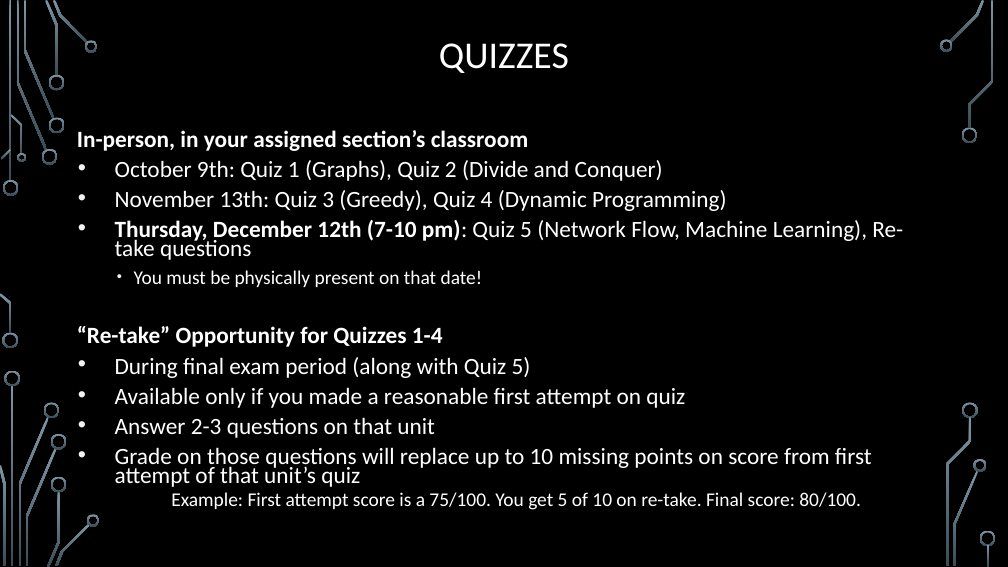
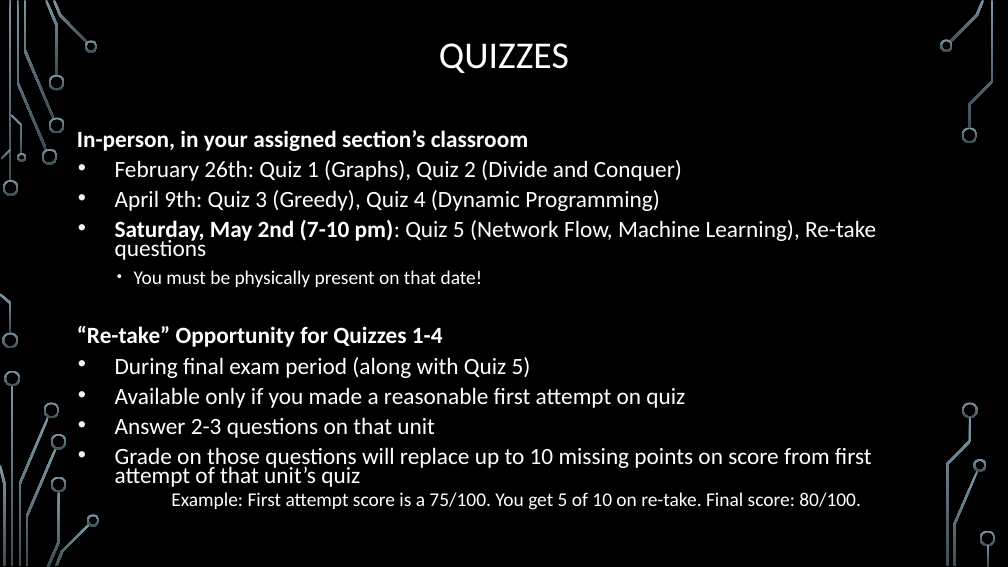
Before and after one commit to markfloryan/dsa2, a slide deck: slide 17 of slides/00-Introduction.pptx. Drawn at 1008x567 pixels with LibreOffice and Linux fonts; fonts in the diff are those of the drawing; background and template pictures are left out. Boxes give left, top, right and bottom in pixels: in the first picture for what was removed or moved away, otherwise in the second. Text is boxed around its words. In the diff, an @@ line names an element or a change of style, - is before the commit and + after.

```diff
--- a/slides/00-Introduction.pptx
+++ b/slides/00-Introduction.pptx
@@ text at (115,160,876,260): text changed @@
-• October 9th: Quiz 1 (Graphs), Quiz 2 (Divide and Conquer)
-• November 13th: Quiz 3 (Greedy), Quiz 4 (Dynamic Programming)
-• Thursday, December 12th (7-10 pm): Quiz 5 (Network Flow, Machine Learning), Re-take questions
+• February 26th: Quiz 1 (Graphs), Quiz 2 (Divide and Conquer)
+• April 9th: Quiz 3 (Greedy), Quiz 4 (Dynamic Programming)
+• Saturday, May 2nd (7-10 pm): Quiz 5 (Network Flow, Machine Learning), Re-take questions
```
Also in this commit, not shown: 8 other slides changed, 2 other files.
